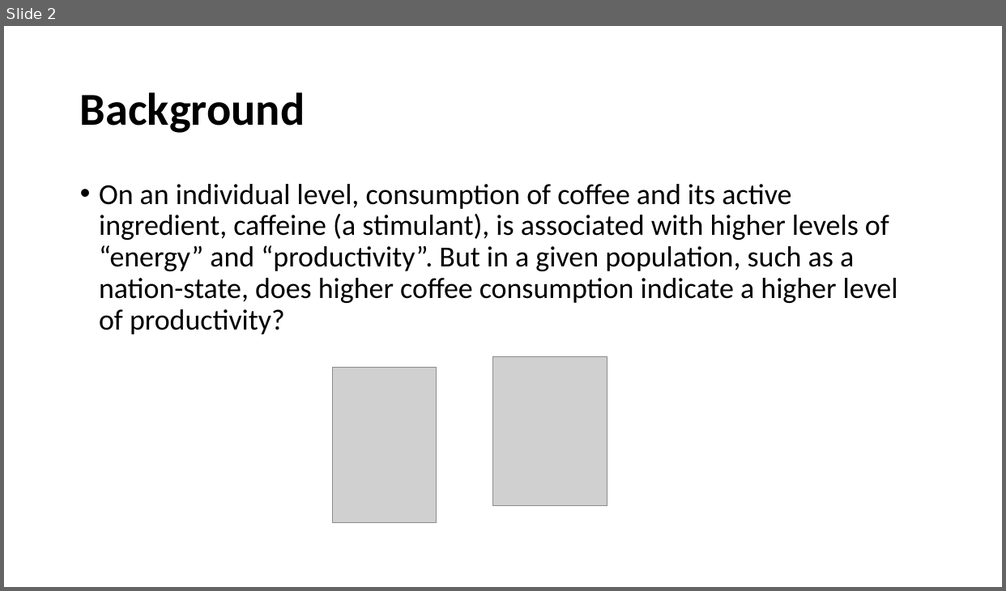
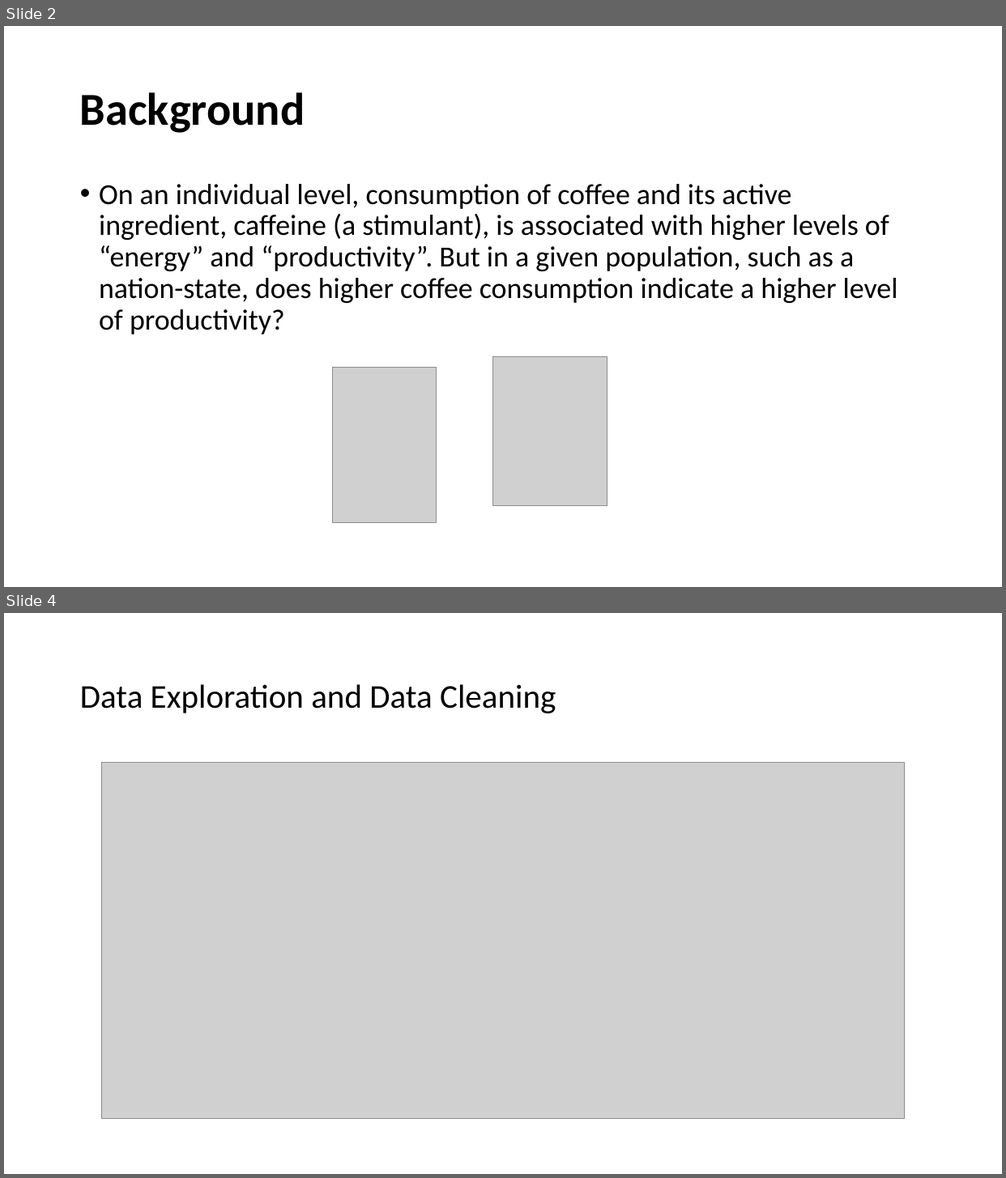
Before and after one commit to andrewboring/Confabulators_Project_1, a slide deck: Coffee and Productivity.pptx. Shown one above the other, each under a label of ours: slide 2 before the commit, slides 2 and 4 after it; the slides between them are not shown. The pictures are 1006x591 and 1006x1178 pixels, drawn with LibreOffice and Linux fonts; fonts in the diff are those of the drawing; grey boxes stand for pictures. Boxes give left, top, right and bottom in pixels: in the first picture for what was removed or moved away, otherwise in the second. Text is boxed around its words. In the diff, an @@ line names an element or a change of style, - is before the commit and + after.

```diff
--- a/Coffee and Productivity.pptx
+++ b/Coffee and Productivity.pptx
@@ slide 4 added at (x1=4, y1=613, x2=1002, y2=1174), background #FFFFFF @@
@@ title added at (x1=80, y1=684, x2=556, y2=713), 32 pt, text #000000 @@
+Data Exploration and Data Cleaning
@@ picture added at (x1=101, y1=763, x2=906, y2=1119) @@
```
Also in this commit, not shown: 10 slides changed, 1 other slide added, 5 slides removed.
